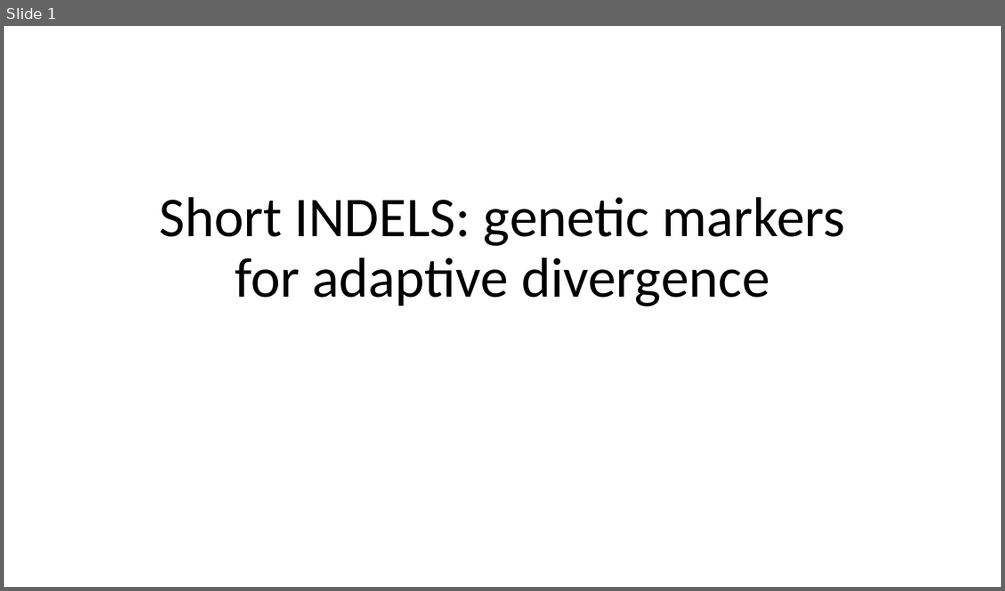
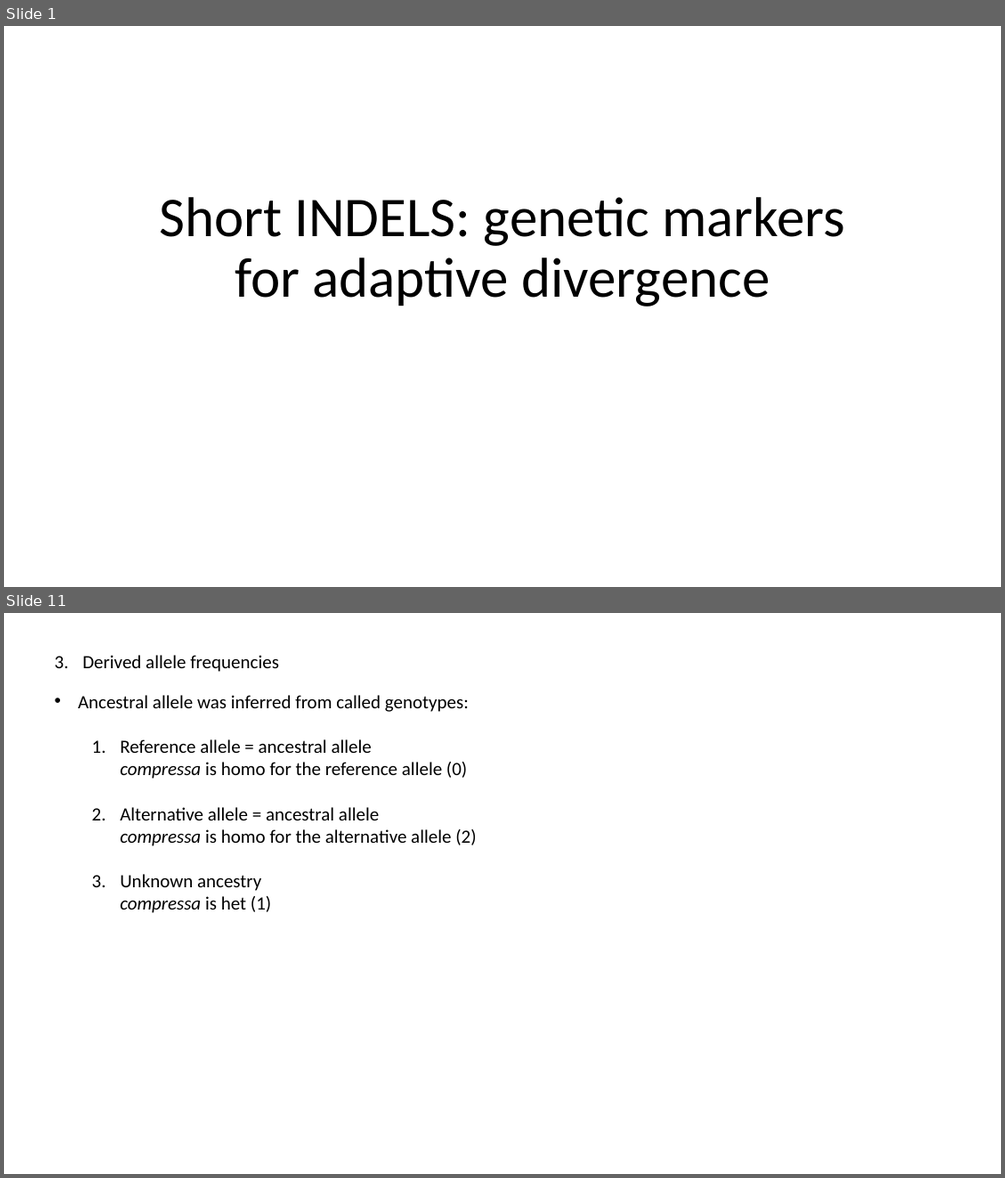
Before and after one commit to sam0per/Littorina_saxatilis_short_variants, a slide deck: short_genetic_variants/docs/short_indels.pptx. Shown one above the other, each under a label of ours: slide 1 before the commit, slides 1 and 11 after it; the slides between them are not shown. The pictures are 1005x591 and 1005x1178 pixels, drawn with LibreOffice and Linux fonts; fonts in the diff are those of the drawing. Boxes give left, top, right and bottom in pixels: in the first picture for what was removed or moved away, otherwise in the second. Text is boxed around its words. In the diff, an @@ line names an element or a change of style, - is before the commit and + after.

```diff
--- a/short_genetic_variants/docs/short_indels.pptx
+++ b/short_genetic_variants/docs/short_indels.pptx
@@ slide 11 added at box(4, 613, 1001, 1174), background #FFFFFF @@
@@ text added at box(82, 655, 279, 672), 18 pt, text #000000 @@
+3. Derived allele frequencies
@@ text added at box(78, 695, 476, 913), 18 pt, text #000000 @@
+• Ancestral allele was inferred from called genotypes:
+  1. Reference allele = ancestral allele
+     compressa is homo for the reference allele (0)
+  2. Alternative allele = ancestral allele
+     compressa is homo for the alternative allele (2)
+  3. Unknown ancestry
+     compressa is het (1)
```
Also in this commit, not shown: 2 slides changed, 7 other slides added, 1 slide removed, 3 other files.
